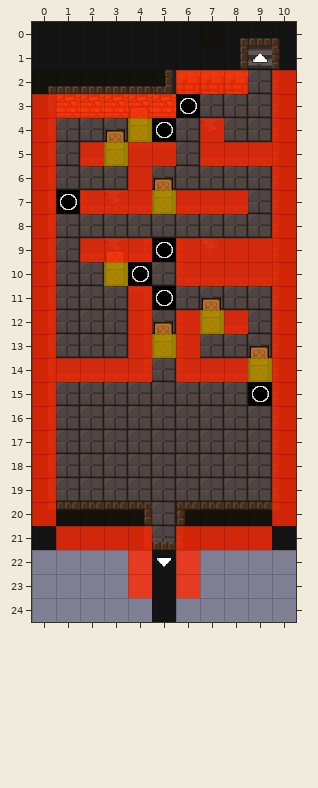
Two versions of a level (Tiled map, Output/Assets/Maps/dungeon_1.tmx). This is how it looked before the edit.
Cells are 32x32 px. Shown: x 0..10, y 0..24. Tiles whose own drawing changed are shown in their newer look in all pictures. The old version is drawn lined up with the new one.
Now the later version:
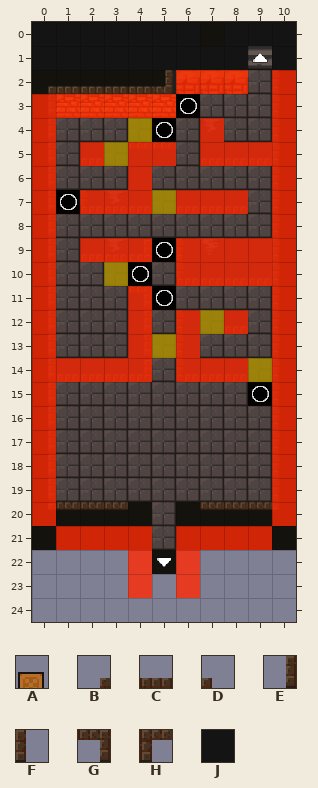
Key: from "fungus_cave": A 232, B 248, C 251, D 252, E 256, F 260, G 269, H 270; from "room_builder_32x32": J 11.
_ is an empty cell, # one hidden under a higher layer.
Change:
map size 11x25 -> 11x26 cells
Layer "down_objects":
y 3: x 4 A -> _
y 4: x 3 A -> _
y 6: x 5 A -> _
y 9: x 3 A -> _
y 11: x 7 A -> _
y 12: x 5 A -> _
y 13: x 9 A -> _
Layer "up_shadows":
y 23..24: x 5 # -> _
Layer "up_objects" (now hidden):
y 0: x 8..10 BCD -> ___
y 1: x 8 E -> _; x 10 F -> _
y 20: x 4 G -> _; x 6 H -> _
y 21: x 5 C -> _
y 23..24: x 5 J -> _
